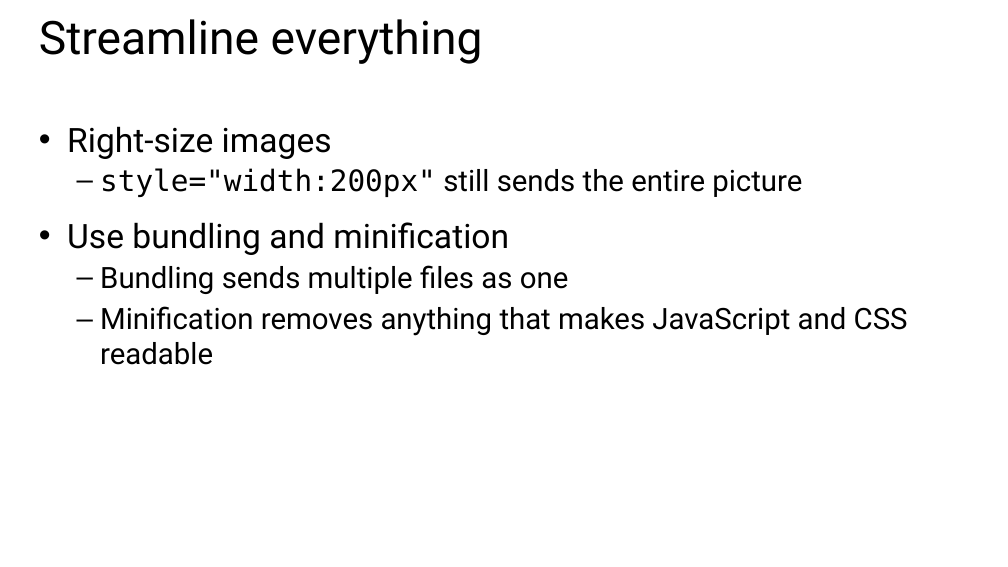
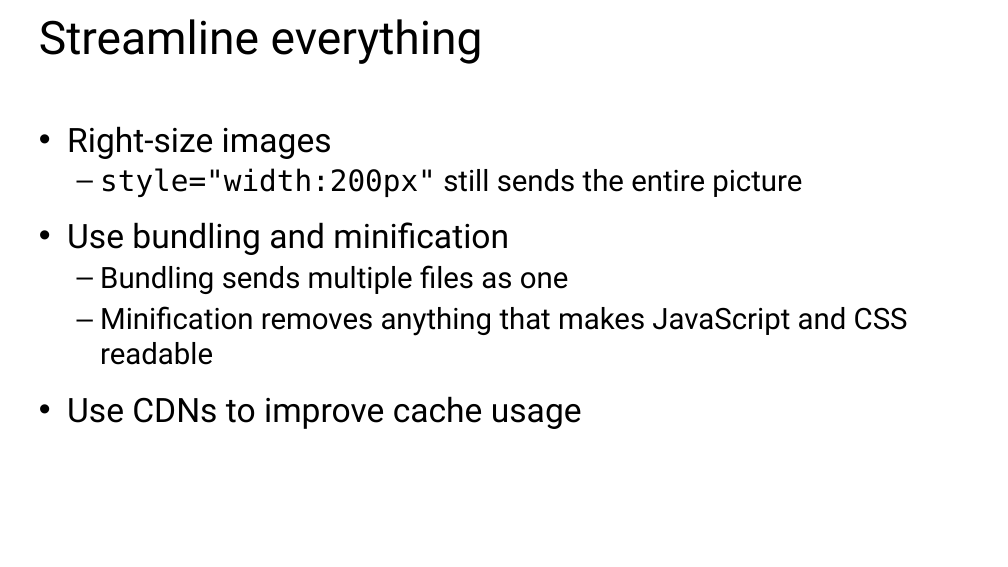
Before and after one commit to CharaD7/FrayedKnot, a slide deck: slide 25 of Slides/M1 Designing.pptx (slide 23 before the commit). Drawn at 1008x567 pixels with LibreOffice and Linux fonts; fonts in the diff are those of the drawing. Boxes give left, top, right and bottom in pixels: in the first picture for what was removed or moved away, otherwise in the second. Text is boxed around its words. In the diff, an @@ line names an element or a change of style, - is before the commit and + after.

```diff
--- a/Slides/M1 Designing.pptx
+++ b/Slides/M1 Designing.pptx
@@ text at (x1=67, y1=396, x2=582, y2=429): paragraph added @@
+• Use CDNs to improve cache usage
```
Also in this commit, not shown: 3 other slides changed, 2 slides added, 1 other file.
